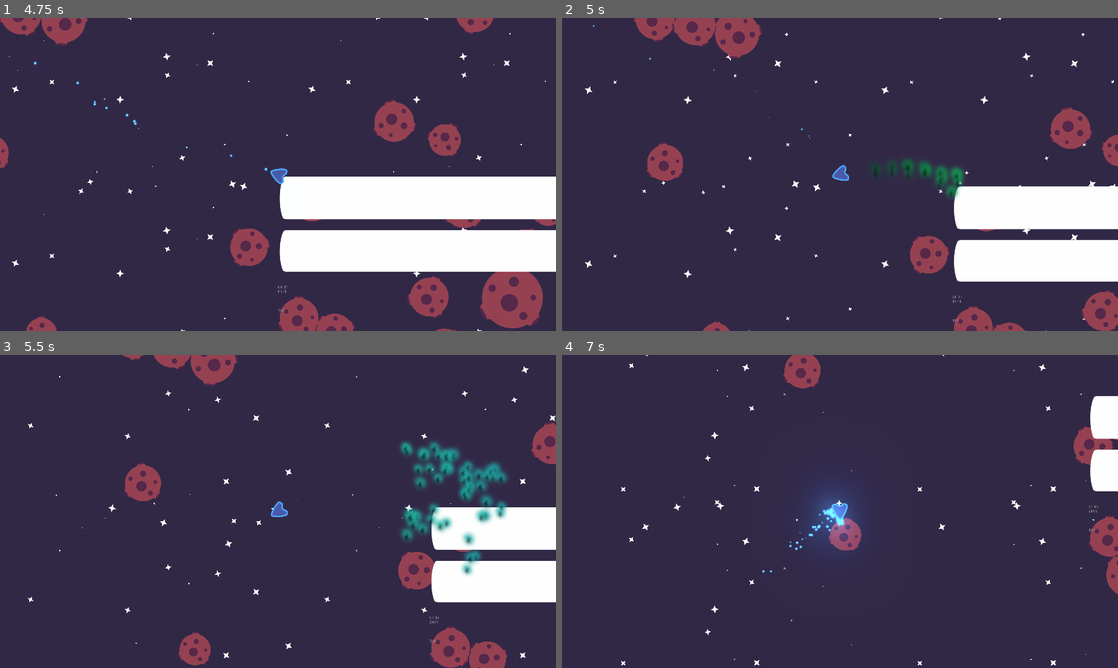
Above: before the commit, frames 1-4 (two rows, left to right).
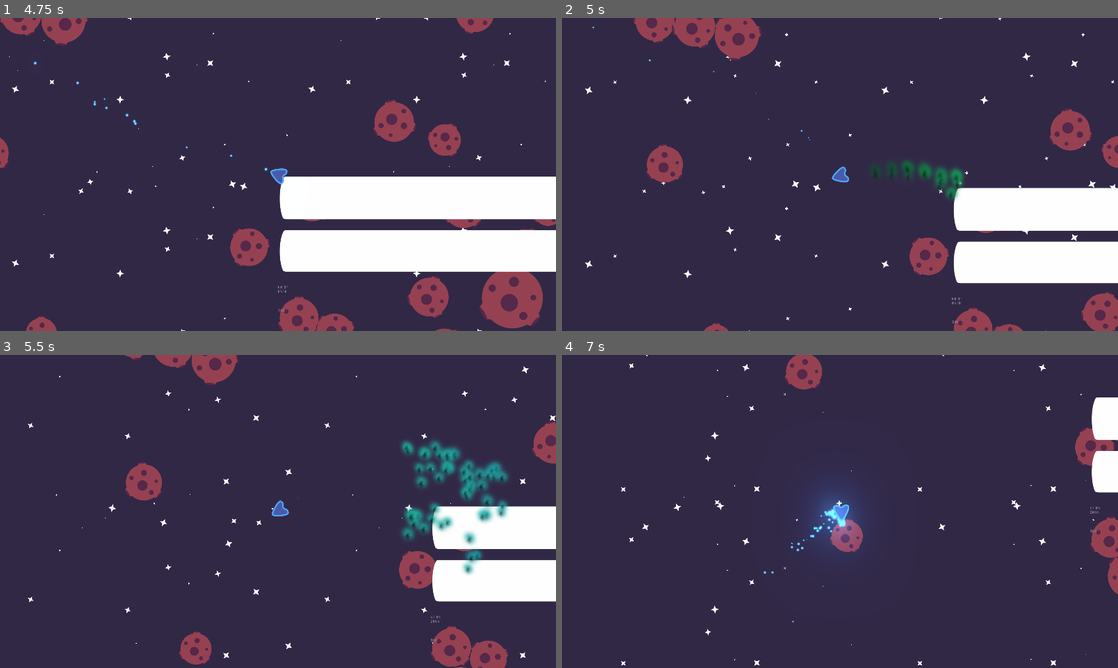
Above: after the commit, the same moments.

Repository: PIWEEK/spacehunters
Game: Godot game, scene res://Menu.tscn
Two runs of this game, one before a commit and one after it. Both use one fixed random seed, a clock stepped at 60 frames per second and the inputs below.
Inputs (mouse positions are in pixels of both pictures, inside the frame that each line leads up to):
- Up to frame 1 (4.75 s): click (233, 136) at 0.52 s; type "Alex" at 0.6 s; click (233, 146) at 0.75 s; type "12" at 0.83 s; click "Create" at 1.25 s; move the mouse to (400, 158) at 2.02 s; hold Right (ui_right) 2.03-2.78 s; hold Space (charge) 2.03-2.78 s; move the mouse to (166, 190) at 2.77 s; hold Down (ui_down) 2.78-3.53 s; tap Space (charge) at 2.85, 3.8, 4.55 s; move the mouse to (333, 105) at 3.52 s; hold Right (ui_right) 3.53-4.28 s; hold Right mouse button (fire_secondary_weapon) 3.53-4.28 s; move the mouse to (250, 237) at 4.27 s; hold Up (ui_up) from 4.28 s (still down); click (250, 237) at 4.35 s
- Up to frame 2 (5 s): keep holding Up (ui_up)
- Up to frame 3 (5.5 s): move the mouse to (444, 558) at 5.02 s; release Up (ui_up) at 5.03 s; hold Left (ui_left) from 5.03 s (still down); hold Space (charge) from 5.03 s (still down)
- Up to frame 4 (7 s): move the mouse to (673, 464) at 5.77 s; release Space (charge) at 5.78 s; tap Space (charge) at 5.85, 6.8 s; move the mouse to (867, 511) at 6.52 s; release Left (ui_left) at 6.53 s; hold Down (ui_down) from 6.53 s (still down); hold Right mouse button (fire_secondary_weapon) from 6.53 s (still down)

Frame 1 is identical in both runs. In frame 2, 2.1% of the frame differs, in the area x 4-100%, y 0-100%; in frame 3, 1.7%; in frame 4, 1.1%.

Commit message:
boost

Diff:
--- a/PlayerShip.gd
+++ b/PlayerShip.gd
@@ -3,6 +3,7 @@
 onready var laser := $LaserBeam2D
 onready var network = get_node("/root/Network")
 var default_speed = 400
+var shake_amount = 6.0
 
 var last_direction
 var speed = default_speed
@@ -11,6 +12,8 @@
 var can_fire = true
 var fire_rate := 0.2
 var charge = false
+var camera
+var boost_speed = 3000
 
 puppet var puppet_position = Vector2()
 puppet var puppet_direction = 0.0
@@ -20,7 +23,7 @@
 
 func _ready() -> void:
     if is_network_master():
-        var camera = Camera2D.new()
+        camera = Camera2D.new()
         camera.current = true
         self.add_child(camera)
 
@@ -51,6 +54,12 @@
     var movement = get_movement();
 
     if speed > default_speed:
+        if speed > boost_speed - 500:
+            camera.set_offset(Vector2(
+                rand_range(-1.0, 1.0) * shake_amount,
+                rand_range(-1.0, 1.0) * shake_amount
+            ))
+
         speed -= delta * 300
 
         if speed < default_speed:
@@ -99,7 +108,7 @@
     yield(get_tree().create_timer(2.8), "timeout")
     $ParticlesBoost.emitting = true
     charge =  false
-    speed = 3000
+    speed = boost_speed
 
 func _unhandled_input(event: InputEvent) -> void:
     if event.is_action("charge"):
